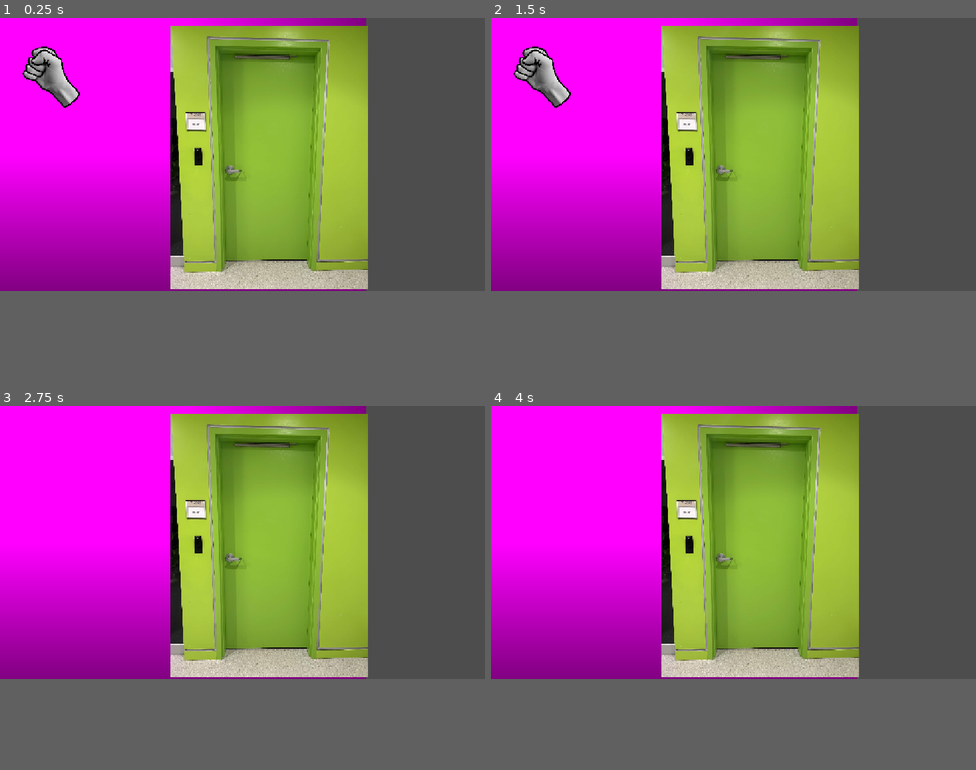
Above: before the commit, frames 1-4 (two rows, left to right).
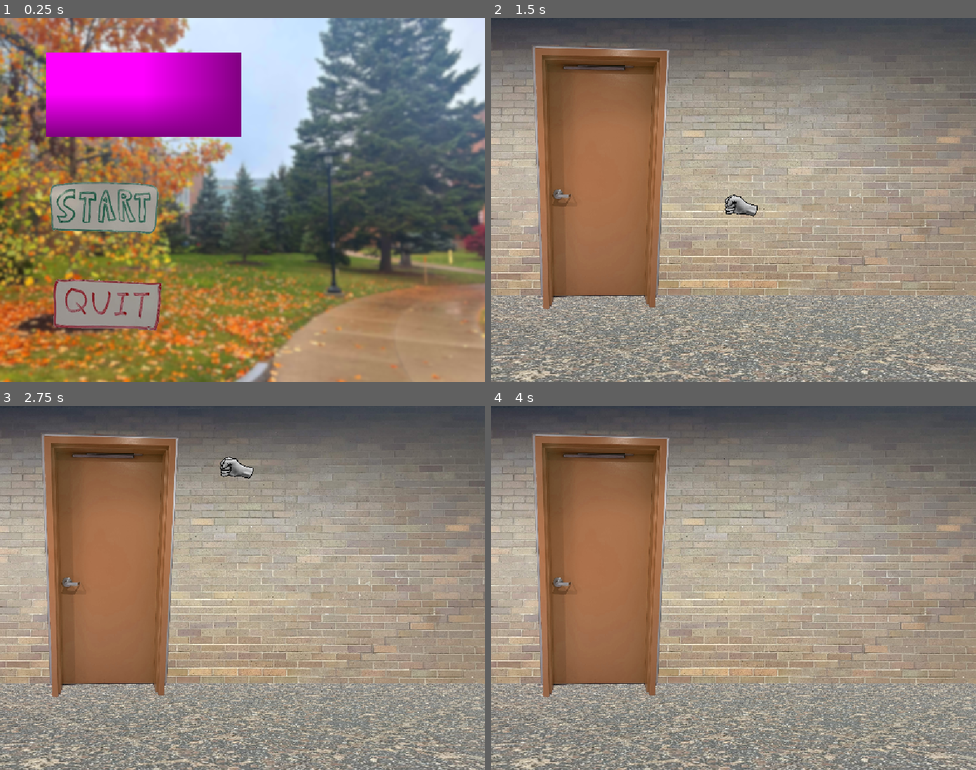
Above: after the commit, the same moments.

Repository: Flint-180/Roll-Your-Fate
Game: Godot game, scene res://main.tscn
Two runs of this game, one before a commit and one after it. Both use one fixed random seed, a clock stepped at 60 frames per second and the inputs below.
Inputs (mouse positions are in pixels of both pictures, inside the frame that each line leads up to):
- Up to frame 1 (0.25 s): no input
- Up to frame 2 (1.5 s): click (592, 159) at 0.52 s; click (592, 159) at 1.27 s
- Up to frame 3 (2.75 s): tap Enter at 2 s; move the mouse to (218, 595) at 2.02 s; hold Up (up) from 2.03 s (still down); hold Space (interact) from 2.03 s (still down); click (218, 595) at 2.17 s
- Up to frame 4 (4 s): move the mouse to (879, 584) at 2.77 s; release Space (interact) at 2.78 s; tap Space (interact) at 2.85, 3.5 s; click (879, 584) at 2.92 s; move the mouse to (588, 500) at 3.52 s; release Up (up) at 3.53 s; hold Left (left) from 3.53 s (still down); hold Space (interact) from 3.53 s (still down); click (588, 500) at 3.67 s
In our replay, the window is 800x450 before the commit and 800x600 after it. These sizes can differ from the game's own. Grey fills any space a smaller window leaves; there, only what the larger window draws over its background counts as a difference.

The runs differ from the first frame. In frame 1, 90% of the frame differs, in the area x 0-100%, y 0-100%; in frame 2, 85%; in frame 3, 85%; in frame 4, 85%.
Error before the commit: Invalid call. Nonexistent function 'is_action_pressed' in base 'Signal'. (res://cursor.gd:15)

Commit message:
latest build

Diff:
--- /dev/null
+++ b/Game/arrow.gd
@@ -0,0 +1,23 @@
+extends Area2D
+
+signal nextRoom
+var hovering = false
+
+# Called when the node enters the scene tree for the first time.
+func _ready() -> void:
+	pass
+
+
+# Called every frame. 'delta' is the elapsed time since the previous frame.
+func _process(delta: float) -> void:
+	if hovering:
+		if Input.is_action_just_pressed("interact"):
+			nextRoom.emit()
+
+
+func _on_body_entered(body: Node2D) -> void:
+	hovering = true
+
+
+func _on_body_exited(body: Node2D) -> void:
+	hovering = false
--- a/Game/cursor.gd
+++ b/Game/cursor.gd
@@ -12,5 +12,10 @@
 	_interact(input_event)
 
 func _interact(event):
-	if event.is_action_pressed("interact"):
-		self.rotate(0.5)
+	if Input.is_action_pressed("interact"):
+		$PunchSound.play()
+		rotation_degrees = -10
+		position.x -= 10
+		await get_tree().create_timer(0.05).timeout
+		rotation_degrees = 0
+		position.x += 10
--- /dev/null
+++ b/Game/door.gd
@@ -0,0 +1,24 @@
+extends Area2D
+
+signal punched
+var hovering = false
+
+
+# Called when the node enters the scene tree for the first time.
+func _ready() -> void:
+	pass
+
+
+# Called every frame. 'delta' is the elapsed time since the previous frame.
+func _process(delta: float) -> void:
+	if hovering == true:
+		if Input.is_action_pressed("interact"):
+			punched.emit()
+
+
+func _on_body_entered(body: Node2D) -> void:
+	hovering = true
+
+
+func _on_body_exited(body: Node2D) -> void:
+	hovering = false
--- /dev/null
+++ b/Game/end_screen.tscn
@@ -0,0 +1,11 @@
+[gd_scene format=3 uid="uid://b52gepmsi4qxl"]
+
+[sub_resource type="CompressedTexture2D" id="CompressedTexture2D_3iaq5"]
+load_path = "res://.godot/imported/outside.png-457c97fc93306a1c14a96f9570d748f8.ctex"
+
+[node name="EndScreen" type="Node2D" unique_id=1967615744]
+
+[node name="EndBackground" type="Sprite2D" parent="." unique_id=1268754642]
+scale = Vector2(0.8356482, 0.8343622)
+texture = SubResource("CompressedTexture2D_3iaq5")
+centered = false
--- /dev/null
+++ b/Game/main.gd
@@ -0,0 +1,22 @@
+extends Node
+
+@onready var TutorialRoom = get_node("Room")
+
+# Called when the node enters the scene tree for the first time.
+func _ready() -> void:
+	$Cursor.visible = false
+	$Music.play()
+
+# Called every frame. 'delta' is the elapsed time since the previous frame.
+func _process(delta: float) -> void:
+	pass
+
+
+func _on_menu_cursor_on() -> void:
+	Input.set_mouse_mode(Input.MOUSE_MODE_HIDDEN)
+	$Cursor.visible = true
+	$Room.visible = true
+
+
+func _on_room_punched() -> void:
+	get_tree().change_scene_to_file("res://end_screen.tscn")
--- a/Game/main.tscn
+++ b/Game/main.tscn
@@ -1,38 +1,46 @@
 [gd_scene format=3 uid="uid://cfmm2apkhs07h"]
 
-[ext_resource type="Texture2D" uid="uid://cmi47pf81y4m5" path="res://sprites/IMG_8792.jpg" id="1_h2yge"]
+[ext_resource type="Script" uid="uid://u4giwqb464vq" path="res://main.gd" id="1_1bvp3"]
 [ext_resource type="Texture2D" uid="uid://cfxc0yamfyv26" path="res://sprites/hand.png" id="2_1bvp3"]
+[ext_resource type="AudioStream" uid="uid://b11ryu8ny7s3n" path="res://sounds/game jam 4.ogg" id="2_272bh"]
+[ext_resource type="PackedScene" uid="uid://lvn2knnovlpk" path="res://room.tscn" id="3_7mycd"]
 [ext_resource type="Script" uid="uid://dfb0bukud8tui" path="res://cursor.gd" id="3_lquwl"]
+[ext_resource type="PackedScene" uid="uid://bswf2jrtm5ht3" path="res://menu.tscn" id="4_1bvp3"]
+[ext_resource type="AudioStream" uid="uid://banba5soqk4to" path="res://sounds/PunchSoundEffect2.ogg" id="7_5vw27"]
 
-[sub_resource type="PlaceholderTexture2D" id="PlaceholderTexture2D_xjg88"]
-
-[sub_resource type="CircleShape2D" id="CircleShape2D_t8vxo"]
-radius = 434.62625
+[sub_resource type="CapsuleShape2D" id="CapsuleShape2D_lquwl"]
+radius = 299.99976
+height = 799.9995
 
 [node name="Main" type="Node" unique_id=49377690]
+script = ExtResource("1_1bvp3")
 
-[node name="MainMenu" type="Node2D" parent="." unique_id=174202774]
+[node name="Music" type="AudioStreamPlayer2D" parent="." unique_id=444982350]
+stream = ExtResource("2_272bh")
 
-[node name="MenuBackground" type="Sprite2D" parent="MainMenu" unique_id=1753093483]
-scale = Vector2(870, 652.5)
-texture = SubResource("PlaceholderTexture2D_xjg88")
-centered = false
+[node name="Menu" parent="." unique_id=43580161 instance=ExtResource("4_1bvp3")]
 
-[node name="Door" type="Sprite2D" parent="MainMenu" unique_id=1888313310]
-position = Vector2(404.99994, 17.999998)
-scale = Vector2(0.2175926, 0.2175926)
-texture = ExtResource("1_h2yge")
-centered = false
+[node name="Room" parent="." unique_id=1680078702 instance=ExtResource("3_7mycd")]
+visible = false
 
-[node name="Cursor" type="CharacterBody2D" parent="." unique_id=879806809]
-scale = Vector2(0.1, 0.1)
+[node name="Cursor" type="CharacterBody2D" parent="." unique_id=1713217566]
+position = Vector2(540, 405)
+scale = Vector2(0.05000001, 0.05000001)
 script = ExtResource("3_lquwl")
 
-[node name="CursorSprite" type="Sprite2D" parent="Cursor" unique_id=2081301490]
-scale = Vector2(0.99999994, 0.99999994)
+[node name="CursorSprite" type="Sprite2D" parent="Cursor" unique_id=986217873]
+position = Vector2(-1443.3096, -164.89453)
+rotation = -0.52359873
+scale = Vector2(1.0363221, 0.91344684)
 texture = ExtResource("2_1bvp3")
 centered = false
 
-[node name="CollisionShape2D" type="CollisionShape2D" parent="Cursor" unique_id=1910384362]
-position = Vector2(1039.9999, 1149.9999)
-shape = SubResource("CircleShape2D_t8vxo")
+[node name="CursorHitbox" type="CollisionShape2D" parent="Cursor" unique_id=171217277]
+position = Vector2(-80.00293, 219.99951)
+scale = Vector2(1, 0.9999999)
+shape = SubResource("CapsuleShape2D_lquwl")
+
+[node name="PunchSound" type="AudioStreamPlayer2D" parent="Cursor" unique_id=230932881]
+stream = ExtResource("7_5vw27")
+
+[connection signal="cursorOn" from="Menu" to="." method="_on_menu_cursor_on"]
--- /dev/null
+++ b/Game/menu.gd
@@ -0,0 +1,21 @@
+extends Node2D
+
+signal cursorOn
+
+# Called when the node enters the scene tree for the first time.
+func _ready() -> void:
+	pass # Replace with function body.
+
+
+# Called every frame. 'delta' is the elapsed time since the previous frame.
+func _process(delta: float) -> void:
+	pass
+
+
+
+func _on_start_pressed() -> void:
+	cursorOn.emit()
+
+
+func _on_quit_pressed() -> void:
+	get_tree().quit()
--- /dev/null
+++ b/Game/menu.tscn
@@ -0,0 +1,41 @@
+[gd_scene format=3 uid="uid://bswf2jrtm5ht3"]
+
+[ext_resource type="Script" uid="uid://b6dxnfo5uwqlc" path="res://menu.gd" id="1_ouk20"]
+[ext_resource type="Texture2D" uid="uid://ststmb0xcner" path="res://sprites/outside_blur.png" id="2_4hy44"]
+[ext_resource type="Texture2D" uid="uid://drbwr1hf3w0b2" path="res://sprites/start_button_small.png" id="3_4hy44"]
+[ext_resource type="Texture2D" uid="uid://ccat0xcop1ex5" path="res://sprites/quit_button.png" id="4_4hy44"]
+
+[sub_resource type="PlaceholderTexture2D" id="PlaceholderTexture2D_1aa2q"]
+
+[node name="Menu" type="Node2D" unique_id=43580161]
+script = ExtResource("1_ouk20")
+
+[node name="MenuBackground" type="Sprite2D" parent="." unique_id=704247296]
+position = Vector2(-30, -28.999998)
+scale = Vector2(1.9133332, 1.9244442)
+texture = ExtResource("2_4hy44")
+centered = false
+
+[node name="Title" type="Sprite2D" parent="MenuBackground" unique_id=1734951446]
+position = Vector2(183.125, 103.125)
+scale = Vector2(227.62502, 97.3125)
+texture = SubResource("PlaceholderTexture2D_1aa2q")
+
+[node name="Start" type="TextureButton" parent="." unique_id=1036228971]
+offset_left = 106.0
+offset_top = 364.0
+offset_right = 356.0
+offset_bottom = 481.0
+texture_normal = ExtResource("3_4hy44")
+stretch_mode = 0
+
+[node name="Quit" type="TextureButton" parent="." unique_id=573272661]
+offset_left = 114.0
+offset_top = 577.0
+offset_right = 364.0
+offset_bottom = 705.0
+texture_normal = ExtResource("4_4hy44")
+metadata/_edit_use_anchors_ = true
+
+[connection signal="pressed" from="Start" to="." method="_on_start_pressed"]
+[connection signal="pressed" from="Quit" to="." method="_on_quit_pressed"]
--- a/Game/project.godot
+++ b/Game/project.godot
@@ -17,6 +17,8 @@
 
 [display]
 
+window/size/viewport_width=1080
+window/size/viewport_height=810
 window/stretch/mode="canvas_items"
 window/stretch/aspect="expand"
 
--- /dev/null
+++ b/Game/room.gd
@@ -0,0 +1,26 @@
+extends Node2D
+
+
+# Called when the node enters the scene tree for the first time.
+func _ready() -> void:
+	$Background/Arrow.visible = false
+	$Background/Arrow.disable_mode = true
+
+
+# Called every frame. 'delta' is the elapsed time since the previous frame.
+func _process(delta: float) -> void:
+	pass
+
+
+
+func _on_door_punched() -> void:
+		$Background/Door.visible = false
+		$Background/Arrow.visible = true
+		await get_tree().create_timer(0.05).timeout
+		$Background/Arrow.monitoring = true
+
+
+
+
+func _on_arrow_next_room() -> void:
+	get_tree().change_scene_to_file("res://end_screen.tscn")
--- /dev/null
+++ b/Game/room.tscn
@@ -0,0 +1,65 @@
+[gd_scene format=3 uid="uid://lvn2knnovlpk"]
+
+[ext_resource type="Script" uid="uid://cgiv442amu7mp" path="res://room.gd" id="1_4o3f6"]
+[ext_resource type="Texture2D" uid="uid://b8jmu1cv8bglf" path="res://sprites/room1.png" id="2_4o3f6"]
+[ext_resource type="Texture2D" uid="uid://cmpcawln7xmkr" path="res://sprites/room1_door.png" id="3_ka7wq"]
+[ext_resource type="Texture2D" uid="uid://cd625kjctgm2" path="res://sprites/green_arrow.png" id="3_v5vuv"]
+[ext_resource type="Script" uid="uid://bndt8i15av2qo" path="res://door.gd" id="3_x5k2b"]
+[ext_resource type="Texture2D" uid="uid://bng34bccgc5ew" path="res://sprites/door_broken.png" id="4_8cv3p"]
+[ext_resource type="Script" uid="uid://dg1ih6w02kmkk" path="res://arrow.gd" id="5_x5k2b"]
+
+[sub_resource type="RectangleShape2D" id="RectangleShape2D_xjg88"]
+size = Vector2(162.5, 84)
+
+[sub_resource type="RectangleShape2D" id="RectangleShape2D_1aa2q"]
+size = Vector2(614.3333, 1404.6667)
+
+[node name="Room" type="Node2D" unique_id=1680078702]
+script = ExtResource("1_4o3f6")
+
+[node name="Background" type="Sprite2D" parent="." unique_id=847334843]
+scale = Vector2(0.375, 0.375)
+texture = ExtResource("2_4o3f6")
+centered = false
+
+[node name="Arrow" type="Area2D" parent="Background" unique_id=269523256]
+position = Vector2(645.3334, 986.6667)
+scale = Vector2(2.6666667, 2.6666667)
+monitoring = false
+script = ExtResource("5_x5k2b")
+
+[node name="DoorSpriteOpen" type="Sprite2D" parent="Background/Arrow" unique_id=1693976087]
+position = Vector2(-242.00002, -370)
+scale = Vector2(0.89503825, 0.87014735)
+texture = ExtResource("4_8cv3p")
+centered = false
+
+[node name="ArrowSprite" type="Sprite2D" parent="Background/Arrow" unique_id=961400329]
+position = Vector2(-105.000015, -37)
+scale = Vector2(0.5, 0.5)
+texture = ExtResource("3_v5vuv")
+centered = false
+
+[node name="ArrowCollision" type="CollisionShape2D" parent="Background/Arrow" unique_id=1885768986]
+position = Vector2(-2.0000153, 25)
+shape = SubResource("RectangleShape2D_xjg88")
+
+[node name="Door" type="Area2D" parent="Background" unique_id=172891531]
+script = ExtResource("3_x5k2b")
+
+[node name="DoorSpriteClosed" type="Sprite2D" parent="Background/Door" unique_id=966881625]
+texture = ExtResource("3_ka7wq")
+centered = false
+
+[node name="DoorCollision" type="CollisionShape2D" parent="Background/Door" unique_id=655711170]
+position = Vector2(642.6667, 936)
+shape = SubResource("RectangleShape2D_1aa2q")
+
+[node name="Kaboom" type="AudioStreamPlayer2D" parent="Background/Door" unique_id=104983830]
+
+[connection signal="body_entered" from="Background/Arrow" to="Background/Arrow" method="_on_body_entered"]
+[connection signal="body_exited" from="Background/Arrow" to="Background/Arrow" method="_on_body_exited"]
+[connection signal="nextRoom" from="Background/Arrow" to="." method="_on_arrow_next_room"]
+[connection signal="body_entered" from="Background/Door" to="Background/Door" method="_on_body_entered"]
+[connection signal="body_exited" from="Background/Door" to="Background/Door" method="_on_body_exited"]
+[connection signal="punched" from="Background/Door" to="." method="_on_door_punched"]
Not shown, added: Game/arrow.gd.uid
Not shown, added: Game/door.gd.uid
Not shown, added: Game/main.gd.uid
Not shown, added: Game/menu.gd.uid
Not shown, added: Game/room.gd.uid
Not shown, added: Game/sounds/PunchSoundEffect2.ogg.import
Not shown, added: Game/sounds/game jam 4.ogg.import
Binary file added: Game/sprites/arrow_keys.png
Not shown, added: Game/sprites/arrow_keys.png.import
Binary file added: Game/sprites/door_broken.png
Not shown, added: Game/sprites/door_broken.png.import
Binary file added: Game/sprites/green_arrow.png
(and 32 more such lines)
